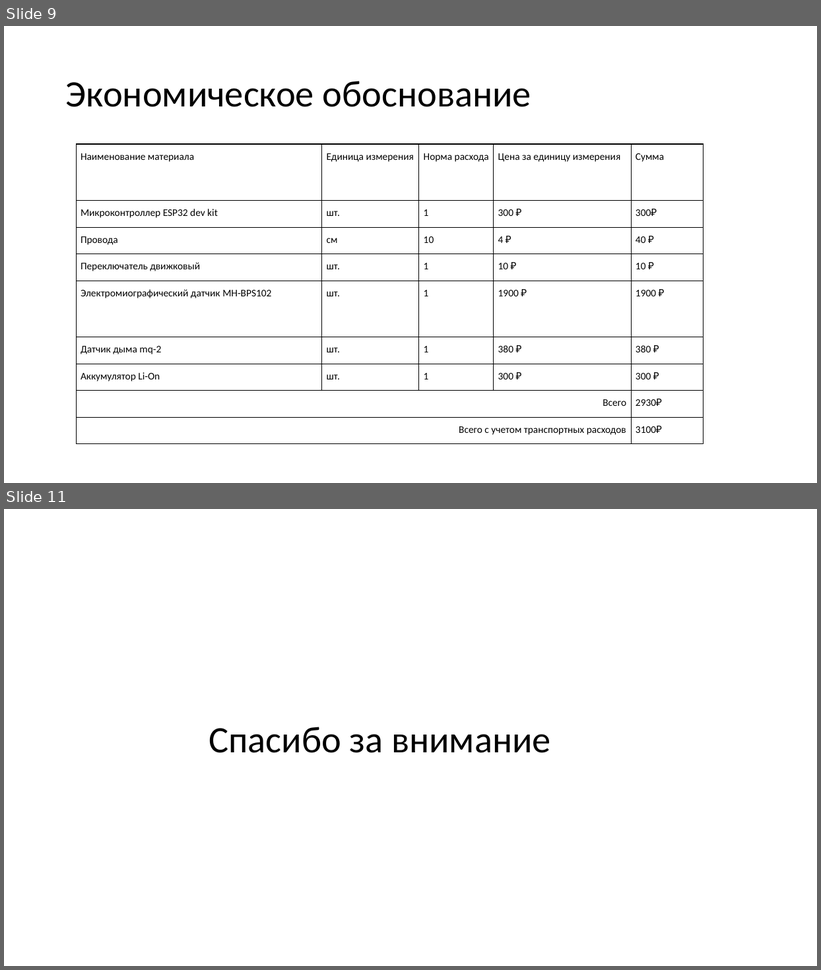
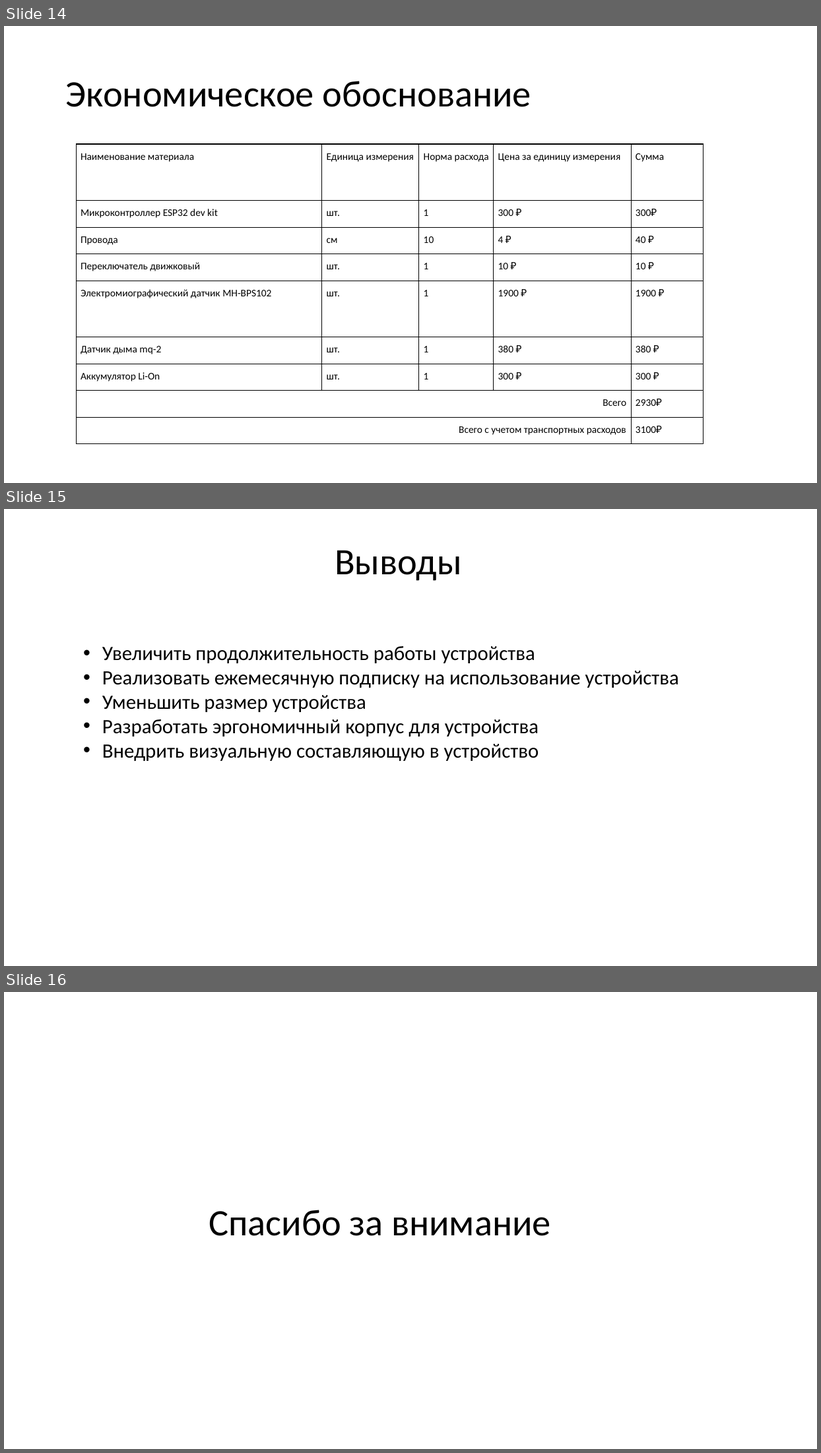
Before and after one commit to pepellsd/diplom, a slide deck: presentation.pptx. Shown one above the other, each under a label of ours: slides 9 and 11 before the commit, slides 14, 15 and 16 after it; the slides between them are not shown. The pictures are 821x970 and 821x1453 pixels, drawn with LibreOffice and Linux fonts; fonts in the diff are those of the drawing. Boxes give left, top, right and bottom in pixels: in the first picture for what was removed or moved away, otherwise in the second. Text is boxed around its words. In the diff, an @@ line names an element or a change of style, - is before the commit and + after.

```diff
--- a/presentation.pptx
+++ b/presentation.pptx
@@ slide 15 added at (4, 509, 817, 966), background #FFFFFF @@
@@ title added at (335, 550, 462, 581), 44 pt, text #000000 @@
+Выводы
@@ text added at (102, 646, 679, 761), 24 pt, text #000000 @@
+• Увеличить продолжительность работы устройства
+• Реализовать ежемесячную подписку на использование устройства
+• Уменьшить размер устройства
+• Разработать эргономичный корпус для устройства
+• Внедрить визуальную составляющую в устройство
@@ what was slide 9 is now slide 14 @@
@@ what was slide 11 is now slide 16 @@
```
Also in this commit, not shown: 3 slides changed, 5 other slides added, 4 slides removed, 9 other files.
